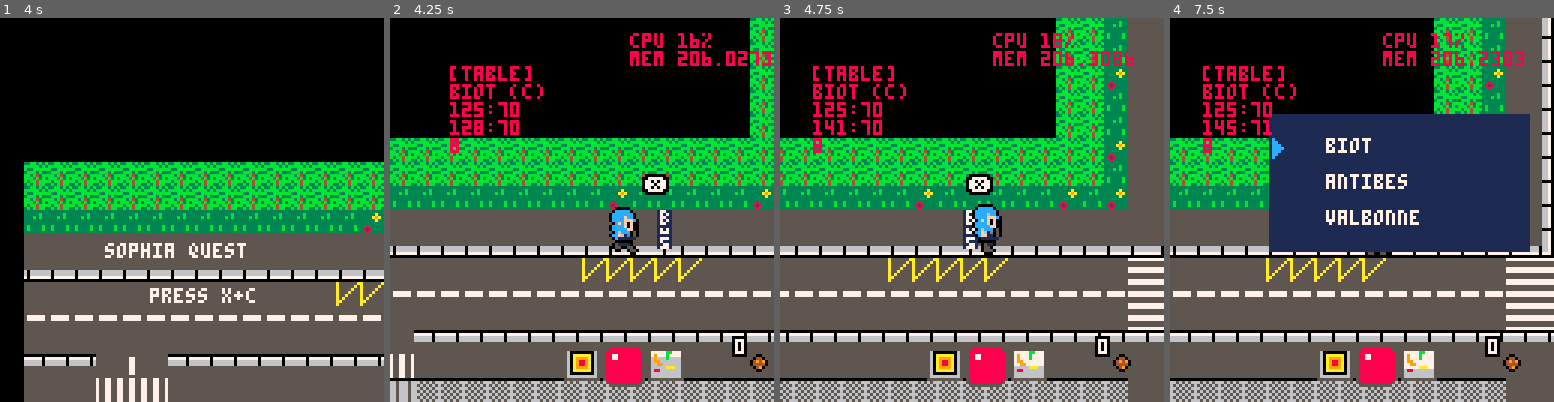
Above: before the commit, frames 1-4 (left to right).
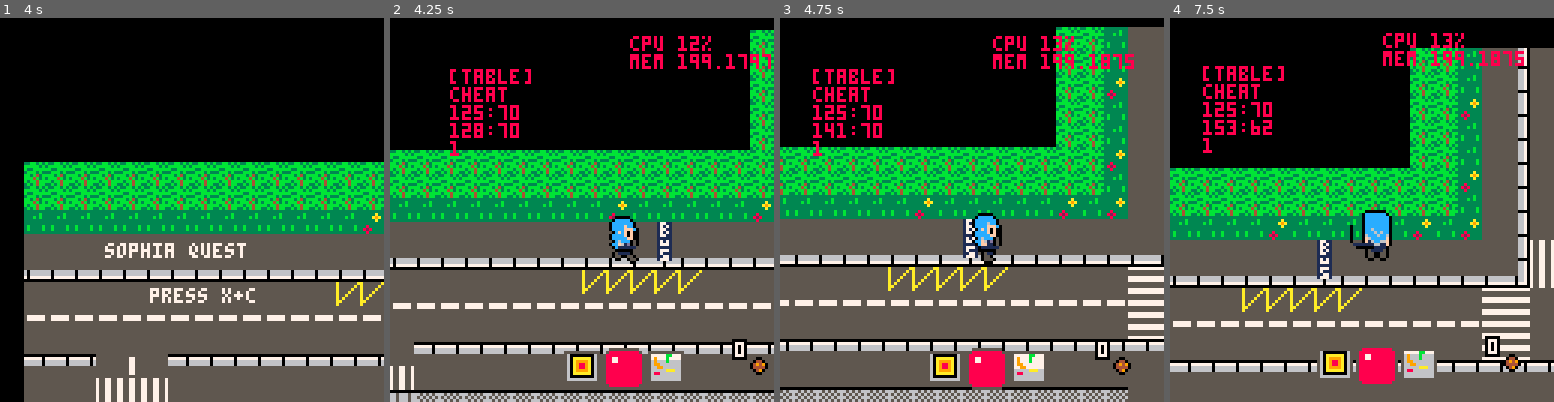
Above: after the commit, the same moments.

Repository: JasonHaenlin/pico-8-sophiaquest
Game: PICO-8 cartridge JasonHaenlin.p8
Same seed, same stepped clock (60 frames per second), same inputs: the game is played once before the commit and once after it.
Inputs:
- Up to frame 1 (4 s): tap X (X key) at 0.33, 1.07, 1.85, 2.97 s; tap O (Z key) at 0.7, 1.7, 2.1, 2.5, 2.9, 3.3, 3.7 s; hold Right 1.6-2.1 s; hold Up 2.15-2.42 s; hold Right 2.47-3.03 s; hold Left 3.08-3.58 s; hold Down 3.63-3.97 s
- Up to frame 2 (4.25 s): hold Right from 4.02 s (still down); tap X (X key) at 4.08 s; tap O (Z key) at 4.1 s
- Up to frame 3 (4.75 s): tap O (Z key) at 4.5 s; release Right at 4.68 s; hold Up from 4.73 s (still down)
- Up to frame 4 (7.5 s): tap O (Z key) every 0.4 s from 4.9 to 7.3 s; release Up at 5.03 s; hold Left 5.08-5.68 s; tap X (X key) at 5.2, 6.32, 7.43 s; hold Down 5.73-6.03 s; hold Right 6.08-6.58 s; hold Right 6.63-7.13 s; hold Up 7.18-7.45 s

Frame 1 is identical in both runs. In frame 2, 34% of the frame differs, in the area x 0-100%, y 0-98%; in frame 3, 35%; in frame 4, 56%, in the area x 0-100%, y 0-100%.

Commit message:
replace npcs

Diff:
--- a/JasonHaenlin.p8
+++ b/JasonHaenlin.p8
@@ -110,6 +110,82 @@
      make_tp(105, 224, 46, 15, 10, "sophiatechouest", "entrance", trig_dist_hud,"⬆️")
      make_tp(136, 224, 46, 15, 10, "sophiatechouest", "entrance", trig_dist_hud,"⬆️")
      make_tp(33, 192, 46, 15, 10, "sophiatechru", "entrance", trig_dist_hud,"⬆️")
+     local npc_outside_man_biot = {}
+     npc_outside_man_biot = make_npc(108,71,204)
+     npc_outside_man_biot:create_dialogs({
+       newdialog("que… quoi ? ❎",trigger(200, trig_time)),
+       newdialog("vous arrivez a sophia sans aucune competence ?! ❎",trigger(200, trig_time)),
+       newdialog("vous devez avoir beaucoup de courage… ou de betise ❎",trigger(200, trig_time)),
+       newdialog("pour survivre ici, il va vous falloir vous faire une place parmi les entreprises. et elles sont implacables. ❎",trigger(200, trig_time)),
+       newdialog("le coin grouille de recruteurs qui sont prets à vous faire passer des entretiens en pleine rue. ❎",trigger(200, trig_time)),
+       newdialog("sans competences, vous ne tiendrez pas 2h ici. ❎",trigger(200, trig_time)),
+       newdialog("je vous conseille de vous diriger vers l'ecole qui est juste de l'autre cote de cette route. ❎",trigger(200, trig_time)),
+       newdialog("sophiatech je crois que ca s'appelle. ❎",trigger(200, trig_time)),
+       newdialog("la-bas, vous devriez en apprendre assez pour survivre ici assez longtemps. ❎",trigger(200, trig_time)),
+       newdialog("le directeur de l'ecole se trouve juste apres l'entree. ❎",trigger(200, trig_time)),
+       newdialog("ah ! et ne pensez meme pas aller vers l'est si vous n'etes pas prete. ❎",trigger(200, trig_time)),
+       newdialog("il y a des recruteurs sans vergogne qui rodent dans ces environs. ❎",trigger(200, trig_time)),
+      })
+
+      local npc_recruiter1_biot = {}
+      npc_recruiter1_biot = make_npc(341,86,204)
+      npc_recruiter1_biot:create_dialogs({
+       newdialog("eh la, jeune fille ! ❎",trigger(200, trig_time)),
+       newdialog("ou pensez-vous aller comme ca ? ❎",trigger(200, trig_time)),
+       newdialog("quel est votre domaine de competence ? ❎",trigger(200, trig_time)),
+      })
+
+      local npc_recruiter2_biot = {}
+      npc_recruiter2_biot = make_npc(239,12,198)
+      npc_recruiter2_biot:create_dialogs({
+       newdialog("tiens tiens, qu'est-ce qu'on a la ? ❎",trigger(200, trig_time)),
+       newdialog("vous etes sans emploi ? ❎",trigger(200, trig_time)),
+       newdialog("vous savez quoi ? laissez-moi regarder votre cv ! ❎",trigger(200, trig_time)),
+      })
+
+      local npc_daminaca_sophiatech_biot = {}
+      npc_daminaca_sophiatech_biot = make_npc(179,163,201)
+      npc_daminaca_sophiatech_biot:create_dialogs({
+       newdialog("hmm, une nouvelle tete ? ❎",trigger(200, trig_time)),
+       newdialog("je ne vous avais jamais vu jeune fille.❎",trigger(200, trig_time)),
+       newdialog("et pourtant je connais tous mes etudiants ! ❎",trigger(200, trig_time)),
+       newdialog("vous ne faites pas partie de cette ecole n'est-ce pas ? ❎",trigger(200, trig_time)),
+       newdialog("c'est bien ce que je me disais. ❎",trigger(200, trig_time)),
+       newdialog("que venez-vous faire ici ? ❎",trigger(200, trig_time)),
+       newdialog("en temps normal ma prestigieuse ecole n'accepte personne sans inscription prealable. ❎",trigger(200, trig_time)),
+       newdialog("mais je percois chez vous une certaine flamme. ❎",trigger(200, trig_time)),
+       newdialog("vous savez quoi ? ❎",trigger(200, trig_time)),
+       newdialog("je vais vous laisser une chance. ❎",trigger(200, trig_time)),
+       newdialog("bienvenue a sophiatech ! ❎",trigger(200, trig_time)),
+       newdialog("laissez-moi vous expliquer le fonctionnement de cette ecole. ❎",trigger(200, trig_time)),
+       newdialog("votre objectif est simple : obtenir votre diplome pour etre recrutee dans l'entreprise de vos reves. ❎",trigger(200, trig_time)),
+       newdialog("pour se faire vous devez effectuer trois stages differents qui permettront d'ameliorer vos competences et votre materiel. ❎",trigger(200, trig_time)),
+       newdialog("l'ordre que je vous conseil pour les stages est le suivant : d'abord capgemo qui se trouve a biot, puis leonardo energie a antibes et enfin thelas à valbonne. ❎",trigger(200, trig_time)),
+       newdialog("vous devrez aller parler aux recruteurs de chacune de ces entreprises et passer leurs epreuves afin d'etre recrutee. ❎",trigger(200, trig_time)),
+       newdialog("dans le campus, des etudiants et professeurs viendront vous aborder pour vous aider a prendre de l�█▥experience et tester vos connaissances. ❎",trigger(200, trig_time)),
+       newdialog("et noublies pas de récupérer ton équipement sur le terminal à côté. ❎",trigger(200, trig_time)),
+       newdialog("en cas de doute, durant votre parcours n'hesitez pas a revenir me voir et je vous repeterai tout cela. ❎",trigger(200, trig_time)),
+       newdialog("n'oubliez pas votre materiel! ❎",trigger(200, trig_time)),
+       newdialog("vous pouvez le choisir sur le terminal derriere moi! ❎",trigger(200, trig_time)),
+       newdialog("votre materiel est extremement precieux. ❎",trigger(200, trig_time)),
+       newdialog("sans materiel vous ne pourrez jamais terminer vos etudes et realiser votre reve à sophia. ❎",trigger(200, trig_time)),
+       newdialog("votre materiel constitue l'outil principal de votre connaissance. ❎",trigger(200, trig_time)),
+       newdialog("utilisez-le pour demontrer vos connaissances aux etudiants et aux professeurs qui veulent vous tester. ❎",trigger(200, trig_time)),
+       newdialog("et il y en a beaucoup sur le campus et sur les routes. ❎",trigger(200, trig_time)),
+     })
+
+      local npc_student1_biot = {}
+      npc_student1_biot = make_npc(199,214,195)
+      npc_student1_biot:create_dialogs({
+       newdialog("ma specialite c'est genie de l'eau ! et toi ?! ❎",trigger(200, trig_time)),
+      })
+
+      local npc_student2_biot = {}
+      npc_student2_biot = make_npc(103,136,195)
+      npc_student2_biot:create_dialogs({
+       newdialog("il parait que le restaurant universitaire se trouve a l'ouest d'ici… ❎",trigger(200, trig_time)),
+       newdialog("va y faire un tour, la nourriture va te requinquer. ❎",trigger(200, trig_time)),
+      })
     end
    },
    antibes = {
@@ -142,6 +218,14 @@
     make_tp(785, 55, 46, 5, 5, "valbonne", "bus",trig_btn_hud,"❎")
     make_tp(689, 40, 46, 15, 10, "thelas",  "entrance", trig_dist_hud,"⬆️")
     make_tp(729, 40, 46, 15, 10, "thelas",  "entrance", trig_dist_hud,"⬆️")
+    local npc_student_valbonne = {}
+    npc_student_valbonne = make_npc(712,43,195)
+    npc_student_valbonne:create_dialogs({
+     newdialog("j'ai entendu dire que le drh de cet entreprise… thelas ❎",trigger(200, trig_time)),
+     newdialog("est assez rude avec ses recrues. ❎",trigger(200, trig_time)),
+     newdialog("sois bien prete avant d'y entrer. ❎",trigger(200, trig_time)),
+     newdialog("je te conseille d'avoir effectue deux stages auparavant. ❎",trigger(200, trig_time)),
+    })
    end
   },
   capgemo = {
@@ -151,6 +235,18 @@
    spawns = { entrance = { x = 260, y = 360 }},
    instantiate_entities = function ()
     make_tp(257, 375, 46, 15, 10, "biot", "capgemo", trig_dist_hud,"⬇️")
+    local npc_drh_capgemo_biot = {}
+    npc_drh_capgemo_biot = make_npc(346,425,204,boss)
+    npc_drh_capgemo_biot:create_dialogs({
+     newdialog("présentez vous ! ❎",trigger(200, trig_time)),
+    })
+    local npc_student_capgemo_biot = {}
+    npc_student_capgemo_biot = make_npc(349,304,195)
+    npc_student_capgemo_biot:create_dialogs({
+     newdialog("tu vas passer un entretien a capgemo ? ❎",trigger(200, trig_time)),
+     newdialog("tu n'as pas l'air si douee que ça. ❎",trigger(200, trig_time)),
+     newdialog("laisse-moi t'evaluer rapidement. ❎",trigger(200, trig_time)),
+    })
    end
   },
   leonardoenergy = {
@@ -160,6 +256,14 @@
    spawns = { entrance = { x = 444, y = 360 }},
    instantiate_entities = function ()
     make_tp(441, 374, 46, 15, 10, "antibes", "leonardoenergy", trig_dist_hud,"⬇️")
+    local npc_drh_leonardo_antibes = {}
+    npc_drh_leonardo_antibes = make_npc(638,344,204,boss,100,true,g_weapons[7])
+    npc_drh_leonardo_antibes:create_dialogs({
+     newdialog("hola ! qu'est-ce qu'on a la ? ❎",trigger(200, trig_time)),
+     newdialog("vous cherchez un stage hein ? ❎",trigger(200, trig_time)),
+     newdialog("et qu'est ce qui vous fait dire que vous sortez de la masse d'etudiants qui postulent chez nous ? ❎",trigger(200, trig_time)),
+     newdialog(" j'espere que vous avez prepare cet entretien ! je n'aime pas du tout perdre mon temps… ❎",trigger(200, trig_time)),
+    })
    end
   },
   thelas = {
@@ -169,6 +273,16 @@
    spawns = { entrance = { x = 868, y = 180 }},
    instantiate_entities = function ()
     make_tp(864, 192, 46, 15, 10, "valbonne", "thelas", trig_dist_hud,"⬇️")
+    local npc_thelas_drh_valbonne = {}
+    npc_thelas_drh_valbonne = make_npc(999,53,198,boss,100,true,g_weapons[6])
+    npc_thelas_drh_valbonne:create_dialogs({
+     newdialog("zzzzz… zzzzz… zz… hein ? quoi ? quelqu'un ! ❎",trigger(200, trig_time)),
+     newdialog("ici ? mais ca fait des mois que personne ne s'est presente ici pour un stage ! ❎",trigger(200, trig_time)),
+     newdialog("personne n'en a encore ete digne ! mais… ❎",trigger(200, trig_time)),
+     newdialog("attendez, oui c'est bien vous ! j'ai entendu parler de vous. ❎",trigger(200, trig_time)),
+     newdialog("mais thelas n'accepte que l'lite vous le savez ! ❎",trigger(200, trig_time)),
+     newdialog("parlez-moi de ce dont vous etes capable. presentez-vous ! ❎",trigger(200, trig_time)),
+    })
    end
   },
   sophiatechest = {
@@ -178,6 +292,14 @@
    spawns = { entrance = { x = 717, y = 227 }},
    instantiate_entities = function ()
     make_tp(713, 239, 46, 15, 10, "biot", "sophiatechest", trig_dist_hud,"⬇️")
+    local npc_daminaca_bestcorp = {}
+    npc_daminaca_bestcorp = make_npc(772,176,201,boss,100,true,g_weapons[8])
+    npc_daminaca_bestcorp:create_dialogs({
+     newdialog("hein ? vous voulez etre directrice de sophiatech ? ❎",trigger(200, trig_time)),
+     newdialog("hmm… vous etes donc venus a sophia dans le seul but de me remplacer dans ma fonction… ❎",trigger(200, trig_time)),
+     newdialog("je vois. votre plan est temeraire. eh bien pour cela, ❎",trigger(200, trig_time)),
+     newdialog("vous allez devoir surpasser mes connaissances ! montrez-moi ce que vous savez faire ! ❎",trigger(200, trig_time)),
+    })
    end
   },
   sophiatechouest = {
@@ -211,12 +333,7 @@
 end
 
 function init_screen()
- g_scr = {
-  x = 0,
-  y = 0,
-  shake = 0,
-  intensity = 2
- }
+ g_scr = {x = 0, y = 0, shake = 0, intensity = 2}
 end
 
 -- new
@@ -268,10 +385,7 @@
 -- trigger
 
 function trigger(arg, type)
- return {
-  arg = arg,
-  type = type
- }
+ return {arg = arg, type = type}
 end
 
 function to_trigger(self)
@@ -315,7 +429,7 @@
 
 function make_game()
  make_weapons()
- init_current_area("biot","bus")
+ init_current_area("cheat","default")
  make_player(g_spawn.x, g_spawn.y, 192)
 end
 
@@ -408,140 +522,6 @@
  })
 end
 
-function init_all_npc()
-
-  local npc_outside_man_biot = {}
-  npc_outside_man_biot = make_npc(108,71,204)
-  npc_outside_man_biot:create_dialogs({
-    newdialog("que… quoi ? ❎",trigger(200, trig_time)),
-    newdialog("vous arrivez a sophia sans aucune competence ?! ❎",trigger(200, trig_time)),
-    newdialog("vous devez avoir beaucoup de courage… ou de betise ❎",trigger(200, trig_time)),
-    newdialog("pour survivre ici, il va vous falloir vous faire une place parmi les entreprises. et elles sont implacables. ❎",trigger(200, trig_time)),
-    newdialog("le coin grouille de recruteurs qui sont prets à vous faire passer des entretiens en pleine rue. ❎",trigger(200, trig_time)),
-    newdialog("sans competences, vous ne tiendrez pas 2h ici. ❎",trigger(200, trig_time)),
-    newdialog("je vous conseille de vous diriger vers l'ecole qui est juste de l'autre cote de cette route. ❎",trigger(200, trig_time)),
-    newdialog("sophiatech je crois que ca s'appelle. ❎",trigger(200, trig_time)),
-    newdialog("la-bas, vous devriez en apprendre assez pour survivre ici assez longtemps. ❎",trigger(200, trig_time)),
-    newdialog("le directeur de l'ecole se trouve juste apres l'entree. ❎",trigger(200, trig_time)),
-    newdialog("ah ! et ne pensez meme pas aller vers l'est si vous n'etes pas prete. ❎",trigger(200, trig_time)),
-    newdialog("il y a des recruteurs sans vergogne qui rodent dans ces environs. ❎",trigger(200, trig_time)),
-   })
-
-   local npc_recruiter1_biot = {}
-   npc_recruiter1_biot = make_npc(341,86,204)
-   npc_recruiter1_biot:create_dialogs({
-    newdialog("eh la, jeune fille ! ❎",trigger(200, trig_time)),
-    newdialog("ou pensez-vous aller comme ca ? ❎",trigger(200, trig_time)),
-    newdialog("quel est votre domaine de competence ? ❎",trigger(200, trig_time)),
-   })
-
-   local npc_recruiter2_biot = {}
-   npc_recruiter2_biot = make_npc(239,12,198)
-   npc_recruiter2_biot:create_dialogs({
-    newdialog("tiens tiens, qu'est-ce qu'on a la ? ❎",trigger(200, trig_time)),
-    newdialog("vous etes sans emploi ? ❎",trigger(200, trig_time)),
-    newdialog("vous savez quoi ? laissez-moi regarder votre cv ! ❎",trigger(200, trig_time)),
-   })
-
-   local npc_student_capgemo_biot = {}
-   npc_student_capgemo_biot = make_npc(304,43,195)
-   npc_student_capgemo_biot:create_dialogs({
-    newdialog("tu vas passer un entretien a capgemo ? ❎",trigger(200, trig_time)),
-    newdialog("tu n'as pas l'air si douee que ça. ❎",trigger(200, trig_time)),
-    newdialog("laisse-moi t'evaluer rapidement. ❎",trigger(200, trig_time)),
-   })
-
-   local npc_drh_capgemo_biot = {}
-   npc_drh_capgemo_biot = make_npc(346,425,204,boss)
-   npc_drh_capgemo_biot:create_dialogs({
-    newdialog("présentez vous ! ❎",trigger(200, trig_time)),
-   })
-
-   local npc_daminaca_sophiatech_biot = {}
-   npc_daminaca_sophiatech_biot = make_npc(179,163,201)
-   npc_daminaca_sophiatech_biot:create_dialogs({
-    newdialog("hmm, une nouvelle tete ? ❎",trigger(200, trig_time)),
-    newdialog("je ne vous avais jamais vu jeune fille.❎",trigger(200, trig_time)),
-    newdialog("et pourtant je connais tous mes etudiants ! ❎",trigger(200, trig_time)),
-    newdialog("vous ne faites pas partie de cette ecole n'est-ce pas ? ❎",trigger(200, trig_time)),
-    newdialog("c'est bien ce que je me disais. ❎",trigger(200, trig_time)),
-    newdialog("que venez-vous faire ici ? ❎",trigger(200, trig_time)),
-    newdialog("en temps normal ma prestigieuse ecole n'accepte personne sans inscription prealable. ❎",trigger(200, trig_time)),
-    newdialog("mais je percois chez vous une certaine flamme. ❎",trigger(200, trig_time)),
-    newdialog("vous savez quoi ? ❎",trigger(200, trig_time)),
-    newdialog("je vais vous laisser une chance. ❎",trigger(200, trig_time)),
-    newdialog("bienvenue a sophiatech ! ❎",trigger(200, trig_time)),
-    newdialog("laissez-moi vous expliquer le fonctionnement de cette ecole. ❎",trigger(200, trig_time)),
-    newdialog("votre objectif est simple : obtenir votre diplome pour etre recrutee dans l'entreprise de vos reves. ❎",trigger(200, trig_time)),
-    newdialog("pour se faire vous devez effectuer trois stages differents qui permettront d'ameliorer vos competences et votre materiel. ❎",trigger(200, trig_time)),
-    newdialog("l'ordre que je vous conseil pour les stages est le suivant : d'abord capgemo qui se trouve a biot, puis leonardo energie a antibes et enfin thelas à valbonne. ❎",trigger(200, trig_time)),
-    newdialog("vous devrez aller parler aux recruteurs de chacune de ces entreprises et passer leurs epreuves afin d'etre recrutee. ❎",trigger(200, trig_time)),
-    newdialog("dans le campus, des etudiants et professeurs viendront vous aborder pour vous aider a prendre de l�█▥experience et tester vos connaissances. ❎",trigger(200, trig_time)),
-    newdialog("et noublies pas de récupérer ton équipement sur le terminal à côté. ❎",trigger(200, trig_time)),
-    newdialog("en cas de doute, durant votre parcours n'hesitez pas a revenir me voir et je vous repeterai tout cela. ❎",trigger(200, trig_time)),
-    newdialog("n'oubliez pas votre materiel! ❎",trigger(200, trig_time)),
-    newdialog("vous pouvez le choisir sur le terminal derriere moi! ❎",trigger(200, trig_time)),
-    newdialog("votre materiel est extremement precieux. ❎",trigger(200, trig_time)),
-    newdialog("sans materiel vous ne pourrez jamais terminer vos etudes et realiser votre reve à sophia. ❎",trigger(200, trig_time)),
-    newdialog("votre materiel constitue l'outil principal de votre connaissance. ❎",trigger(200, trig_time)),
-    newdialog("utilisez-le pour demontrer vos connaissances aux etudiants et aux professeurs qui veulent vous tester. ❎",trigger(200, trig_time)),
-    newdialog("et il y en a beaucoup sur le campus et sur les routes. ❎",trigger(200, trig_time)),
-  })
-
-   local npc_student1_biot = {}
-   npc_student1_biot = make_npc(199,214,195)
-   npc_student1_biot:create_dialogs({
-    newdialog("ma specialite c'est genie de l'eau ! et toi ?! ❎",trigger(200, trig_time)),
-   })
-
-   local npc_student2_biot = {}
-   npc_student2_biot = make_npc(103,136,195)
-   npc_student2_biot:create_dialogs({
-    newdialog("il parait que le restaurant universitaire se trouve a l'ouest d'ici… ❎",trigger(200, trig_time)),
-    newdialog("va y faire un tour, la nourriture va te requinquer. ❎",trigger(200, trig_time)),
-   })
-
-   local npc_student_valbonne = {}
-   npc_student_valbonne = make_npc(712,43,195)
-   npc_student_valbonne:create_dialogs({
-    newdialog("j'ai entendu dire que le drh de cet entreprise… thelas ❎",trigger(200, trig_time)),
-    newdialog("est assez rude avec ses recrues. ❎",trigger(200, trig_time)),
-    newdialog("sois bien prete avant d'y entrer. ❎",trigger(200, trig_time)),
-    newdialog("je te conseille d'avoir effectue deux stages auparavant. ❎",trigger(200, trig_time)),
-   })
-
-   local npc_thelas_drh_valbonne = {}
-   npc_thelas_drh_valbonne = make_npc(999,53,198,boss,100,true,g_weapons[6])
-   npc_thelas_drh_valbonne:create_dialogs({
-    newdialog("zzzzz… zzzzz… zz… hein ? quoi ? quelqu'un ! ❎",trigger(200, trig_time)),
-    newdialog("ici ? mais ca fait des mois que personne ne s'est presente ici pour un stage ! ❎",trigger(200, trig_time)),
-    newdialog("personne n'en a encore ete digne ! mais… ❎",trigger(200, trig_time)),
-    newdialog("attendez, oui c'est bien vous ! j'ai entendu parler de vous. ❎",trigger(200, trig_time)),
-    newdialog("mais thelas n'accepte que l'lite vous le savez ! ❎",trigger(200, trig_time)),
-    newdialog("parlez-moi de ce dont vous etes capable. presentez-vous ! ❎",trigger(200, trig_time)),
-   })
-
-   local npc_drh_leonardo_antibes = {}
-   npc_drh_leonardo_antibes = make_npc(665,463,204,boss,100,true,g_weapons[7])
-   npc_drh_leonardo_antibes:create_dialogs({
-    newdialog("hola ! qu'est-ce qu'on a la ? ❎",trigger(200, trig_time)),
-    newdialog("vous cherchez un stage hein ? ❎",trigger(200, trig_time)),
-    newdialog("et qu'est ce qui vous fait dire que vous sortez de la masse d'etudiants qui postulent chez nous ? ❎",trigger(200, trig_time)),
-    newdialog(" j'espere que vous avez prepare cet entretien ! je n'aime pas du tout perdre mon temps… ❎",trigger(200, trig_time)),
-   })
-
-   local npc_daminaca_bestcorp = {}
-   npc_daminaca_bestcorp = make_npc(772,176,201,boss,100,true,g_weapons[8])
-   npc_daminaca_bestcorp:create_dialogs({
-    newdialog("hein ? vous voulez etre directrice de sophiatech ? ❎",trigger(200, trig_time)),
-    newdialog("hmm… vous etes donc venus a sophia dans le seul but de me remplacer dans ma fonction… ❎",trigger(200, trig_time)),
-    newdialog("je vois. votre plan est temeraire. eh bien pour cela, ❎",trigger(200, trig_time)),
-    newdialog("vous allez devoir surpasser mes connaissances ! montrez-moi ce que vous savez faire ! ❎",trigger(200, trig_time)),
-   })
-
-end
-
-
 function make_npc(x, y, s, tag ,health, fury, weapon)
  local health = health or l_ennemy
  local n = make_actor({
@@ -623,13 +603,13 @@
 
 function trig_btn_hud(self, dist)
  if(btnp(fire2) and dist < 7) then
-  make_tp_hud()
+  make_hud({control = controls_tp, draw = draw_tp})
  end
 end
 
 function trig_dist_hud(self, dist)
   if (dist < 5) then
-   init_current_area(self.linkto)
+   init_current_area(self.linkto, self.spawn)
   end
 end
 
@@ -689,14 +669,6 @@
  }
 end
 
-function make_tp_hud()
- make_hud({control = controls_tp, draw = draw_tp})
-end
-
-function make_pl_inv()
- make_hud({control = controls_pl_inv, draw = draw_pl_inv})
-end
-
 function make_particles(a, n, c)
  local c = c or 8
 	while (n > 0) do
@@ -904,7 +876,7 @@
 
 function controls_doors(self)
  local dist = distance(self)
- if (dist < 10) then
+ if (dist < 8) then
   hint(self,self.sign)
  end
  self:trigger(dist)
@@ -984,12 +956,6 @@
  end
 end
 
-function sqr(x) return x*x end
-
-function distance_test(a)
- return sqrt(sqr(a.x - g_p.x)+sqr(a.y - g_p.y))
-end
-
 function distance(a)
  if(not a) return inf
  local rx = a.x - g_p.x
@@ -1098,7 +1064,7 @@
  if (btnp(fire2)) then
   local tile = mget(get_tile(g_p.x+((g_p.box.x2-g_p.box.x1)/2)) ,get_tile(g_p.y + (g_p.box.y1/2)))
   if (fget(tile, f_inv)) then
-   make_pl_inv()
+   make_hud({control = controls_pl_inv, draw = draw_pl_inv})
   else
   local target = target_nearest_one(30)
    if (target.enn ~= nil and g_p.cdfx == 0) then
